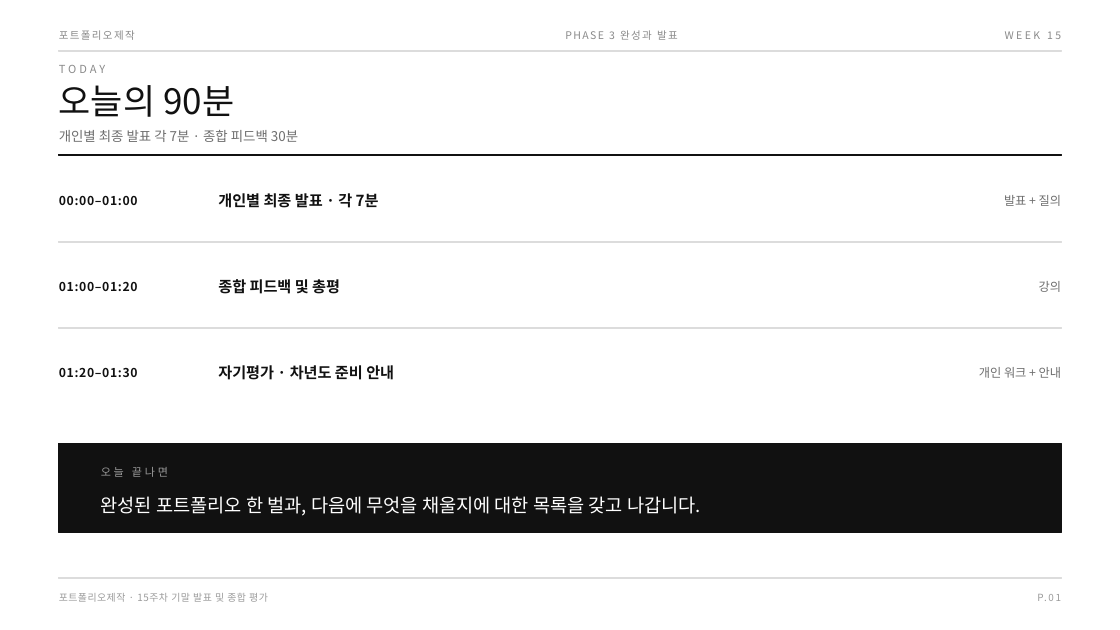
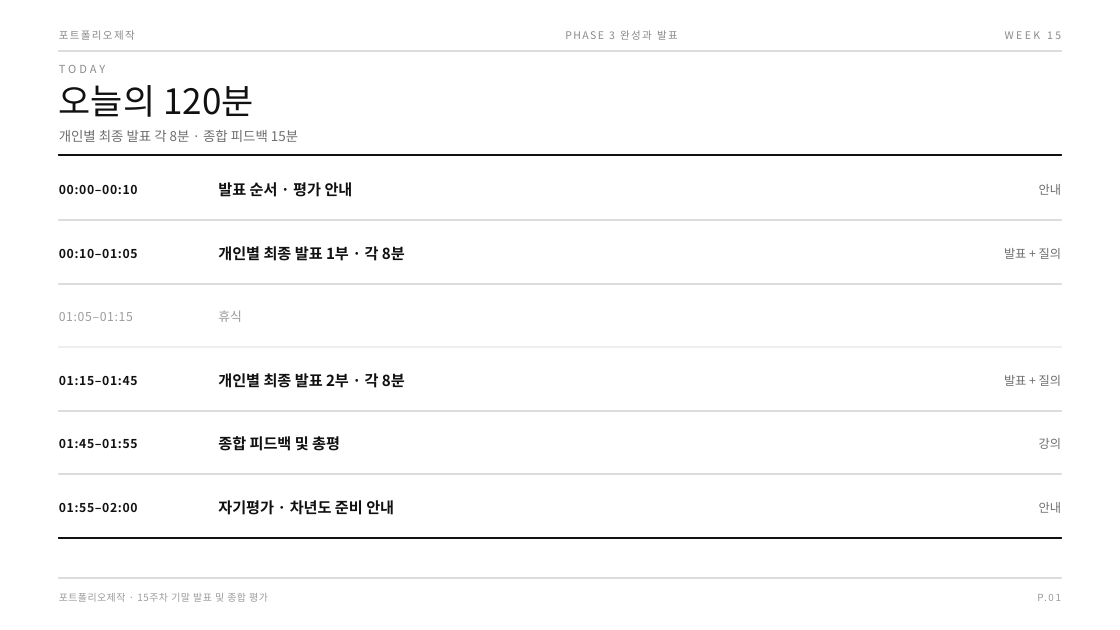
Before and after one commit to design-eng/MIN.D, a slide deck: slide 2 of dist/weeks-포트폴리오제작/포트폴리오제작_15주차_기말발표.pptx. Drawn at 1120x630 pixels with LibreOffice and Linux fonts; fonts in the diff are those of the drawing. Boxes give left, top, right and bottom in pixels: in the first picture for what was removed or moved away, otherwise in the second. Text is boxed around its words. In the diff, an @@ line names an element or a change of style, - is before the commit and + after.

```diff
--- a/dist/weeks-포트폴리오제작/포트폴리오제작_15주차_기말발표.pptx
+++ b/dist/weeks-포트폴리오제작/포트폴리오제작_15주차_기말발표.pptx
@@ text at (x1=59, y1=85, x2=253, y2=117): text changed @@
-오늘의 90분
+오늘의 120분
@@ text at (x1=59, y1=130, x2=298, y2=142): text changed @@
-개인별 최종 발표 각 7분 · 종합 피드백 30분
+개인별 최종 발표 각 8분 · 종합 피드백 15분
@@ text at (x1=59, y1=185, x2=138, y2=194): text changed @@
-00:00–01:00
+00:00–00:10
@@ text added at (x1=218, y1=182, x2=353, y2=197), 13 pt, text #111111, bold @@
+발표 순서 · 평가 안내
@@ text added at (x1=1039, y1=184, x2=1061, y2=195), 10.5 pt, text #6E6E6E @@
+안내
@@ rectangle moved from (x1=59, y1=242, x2=1061, y2=243) to (x1=59, y1=220, x2=1061, y2=221) @@
@@ text "발표 + 질의" moved from (x1=1004, y1=195, x2=1061, y2=206) to (x1=1004, y1=248, x2=1061, y2=259) @@
@@ text added at (x1=59, y1=249, x2=138, y2=258), 10.5 pt, text #111111, bold @@
+00:10–01:05
@@ text at (x1=218, y1=246, x2=405, y2=261): text changed @@
-개인별 최종 발표 · 각 7분
+개인별 최종 발표 1부 · 각 8분
@@ rectangle moved from (x1=59, y1=328, x2=1061, y2=329) to (x1=59, y1=283, x2=1061, y2=284) @@
@@ text at (x1=59, y1=312, x2=133, y2=321): text changed; text colour #111111 to #9B9B9B; bold off @@
-01:00–01:20
+01:05–01:15
@@ text added at (x1=218, y1=310, x2=242, y2=322), 11 pt, text #9B9B9B @@
+휴식
@@ rectangle added at (x1=59, y1=347, x2=1061, y2=348), fill #EFEFEF, outline #EFEFEF 1 pt @@
@@ text at (x1=59, y1=376, x2=138, y2=385): text changed @@
-01:20–01:30
+01:15–01:45
@@ text added at (x1=218, y1=373, x2=405, y2=388), 13 pt, text #111111, bold @@
+개인별 최종 발표 2부 · 각 8분
@@ text removed at (x1=979, y1=367, x2=1061, y2=378) @@
-개인 워크 + 안내
@@ text added at (x1=1004, y1=375, x2=1061, y2=386), 10.5 pt, text #6E6E6E @@
+발표 + 질의
@@ rectangle added at (x1=59, y1=411, x2=1061, y2=412), fill #DCDCDC, outline #DCDCDC 1 pt @@
@@ text "종합 피드백 및 총평" moved from (x1=218, y1=279, x2=340, y2=294) to (x1=218, y1=436, x2=340, y2=451) @@
@@ text "강의" moved from (x1=1039, y1=281, x2=1061, y2=292) to (x1=1039, y1=438, x2=1061, y2=449) @@
@@ text added at (x1=59, y1=439, x2=138, y2=448), 10.5 pt, text #111111, bold @@
+01:45–01:55
@@ rectangle added at (x1=59, y1=474, x2=1061, y2=475), fill #DCDCDC, outline #DCDCDC 1 pt @@
@@ text removed at (x1=101, y1=467, x2=168, y2=477) @@
-오늘 끝나면
@@ text "자기평가 · 차년도 준비 안내" moved from (x1=218, y1=365, x2=394, y2=380) to (x1=218, y1=500, x2=394, y2=515) @@
@@ text added at (x1=59, y1=503, x2=138, y2=512), 10.5 pt, text #111111, bold @@
+01:55–02:00
@@ text removed at (x1=101, y1=496, x2=701, y2=516) @@
-완성된 포트폴리오 한 벌과, 다음에 무엇을 채울지에 대한 목록을 갖고 나갑니다.
@@ text added at (x1=1039, y1=502, x2=1061, y2=513), 10.5 pt, text #6E6E6E @@
+안내
@@ rectangle resized from (x1=59, y1=444, x2=1061, y2=533) to (x1=59, y1=538, x2=1061, y2=539) @@
```
Also in this commit, not shown: 1 other slide changed, 34 other files.
